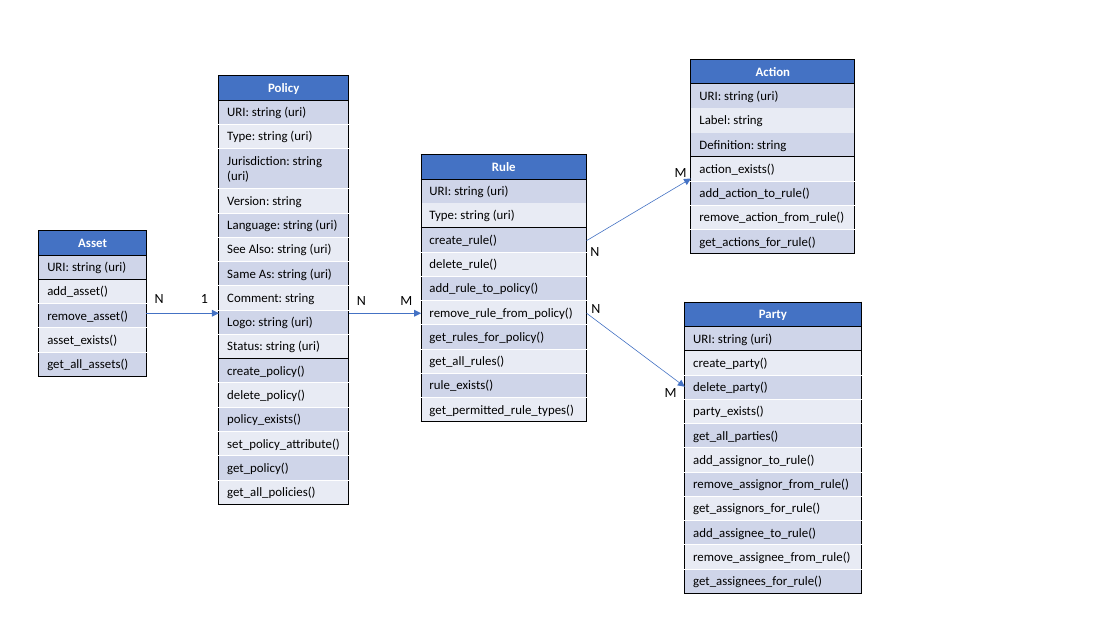
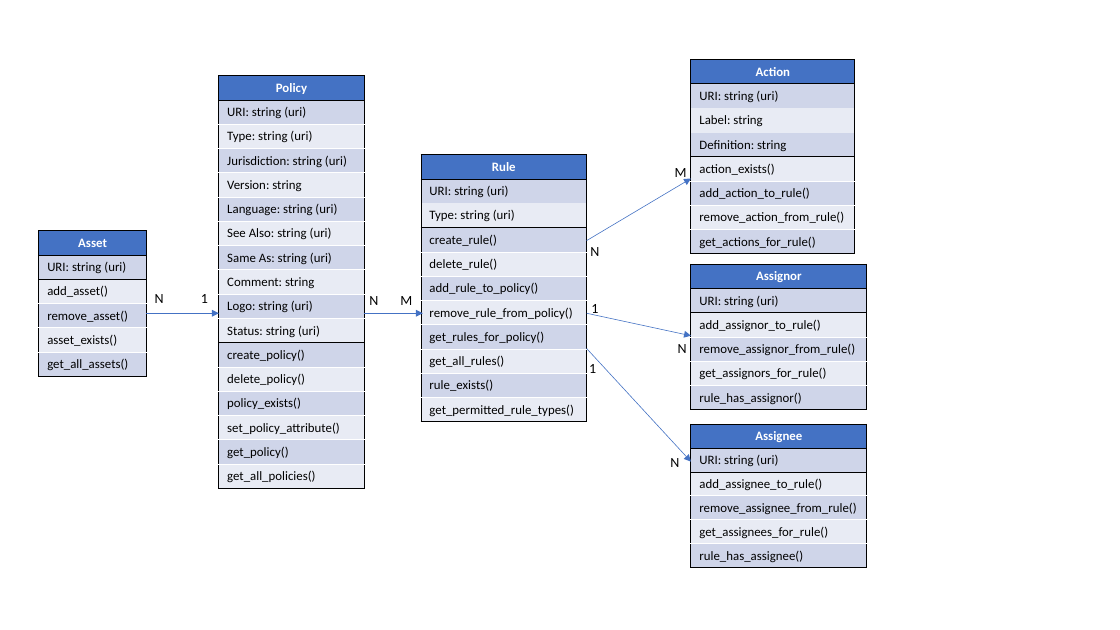
Before and after one commit to CSIRO-enviro-informatics/licences-catalogue, a slide deck: slide 2 of _docs/DataModel.pptx. Drawn at 1120x630 pixels with LibreOffice and Linux fonts; fonts in the diff are those of the drawing. Boxes give left, top, right and bottom in pixels: in the first picture for what was removed or moved away, otherwise in the second. Text is boxed around its words. In the diff, an @@ line names an element or a change of style, - is before the commit and + after.

Commit message:
Simplified Assignees and Assignors by removing Party table. Updated diagrams. Added policy_has_rule(), rule_has_action(), rule_has_assignor(), and rule_has_assignee() to db_access.py. Keeping unit tests up to date.

```diff
--- a/_docs/DataModel.pptx
+++ b/_docs/DataModel.pptx
@@ table resized from (x1=218, y1=76, x2=349, y2=502) to (x1=218, y1=76, x2=364, y2=486) @@
@@ table at (x1=691, y1=265, x2=867, y2=408) @@
-row 1, column 1: Party
+row 1, column 1: Assignor
-row 3: create_party()
-row 4: delete_party()
-row 5: party_exists()
-row 6: get_all_parties()
-row 10: add_assignee_to_rule()
-row 11: remove_assignee_from_rule()
-row 12: get_assignees_for_rule()
+row 6: rule_has_assignor()
@@ table resized from (x1=685, y1=302, x2=861, y2=591) to (x1=691, y1=265, x2=867, y2=408) @@
@@ text "N" moved from (x1=357, y1=296, x2=366, y2=305) to (x1=369, y1=296, x2=378, y2=305) @@
@@ arrow moved from (349, 313) - (421, 313) to (364, 313) - (423, 313) @@
@@ arrow moved from (586, 313) - (685, 386) to (586, 313) - (691, 336) @@
@@ text added at (x1=591, y1=304, x2=598, y2=316), 12 pt, text #000000 @@
+1
@@ arrow added from (586, 349) to (691, 462), #4472C4 0.5 pt @@
@@ text "N" rewrapped from (x1=591, y1=304, x2=600, y2=317) to (x1=678, y1=344, x2=687, y2=353) @@
@@ text added at (x1=589, y1=364, x2=596, y2=373), 12 pt, text #000000 @@
+1
@@ text removed at (x1=665, y1=388, x2=677, y2=397) @@
-M
@@ table added at (x1=691, y1=424, x2=867, y2=567), 6 rows, 1 columns @@
+Assignee
+URI: string (uri)
+add_assignee_to_rule()
+remove_assignee_from_rule()
+get_assignees_for_rule()
+rule_has_assignee()
@@ text added at (x1=670, y1=458, x2=679, y2=467), 12 pt, text #000000 @@
+N
```
Also in this commit, not shown: 1 other slide changed, 4 other files.
